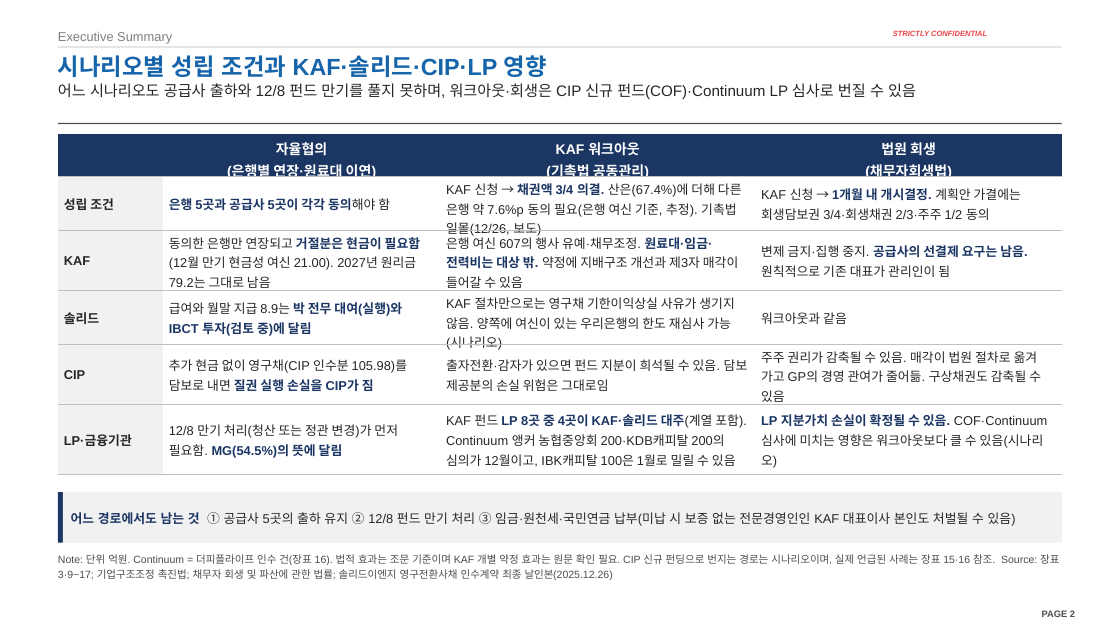
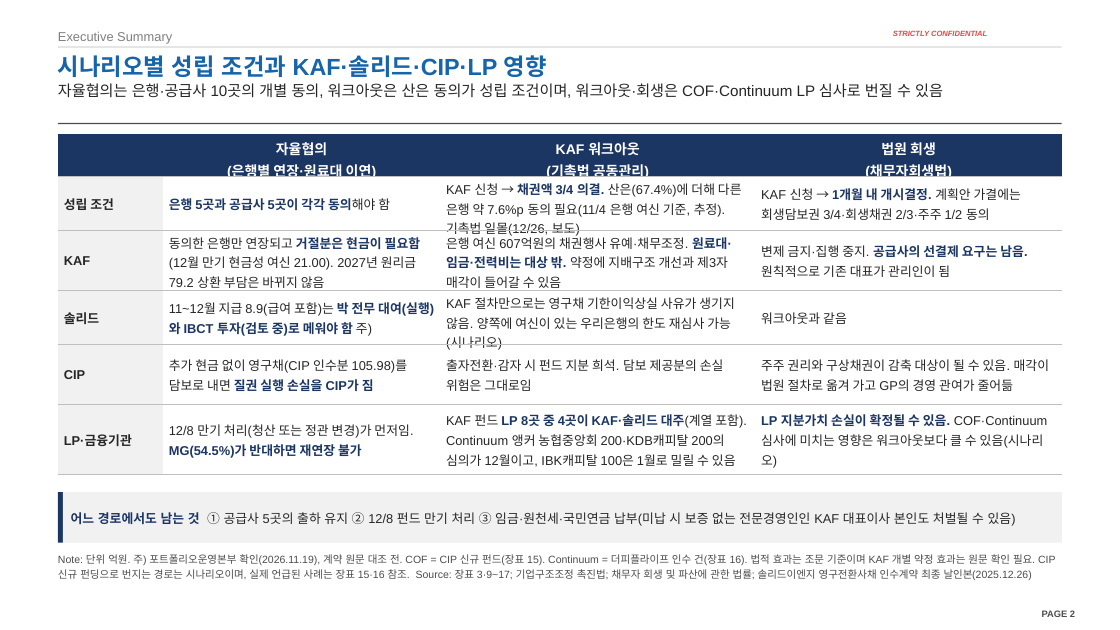
Before and after one commit to jogyesung/GS-Secretary, a slide deck: slide 2 of outputs/CIP_KAF_솔리드_자금조달차질_시나리오_20261118.pptx. Drawn at 1120x630 pixels with LibreOffice and Linux fonts; fonts in the diff are those of the drawing; background and template pictures are left out. Boxes give left, top, right and bottom in pixels: in the first picture for what was removed or moved away, otherwise in the second. Text is boxed around its words. In the diff, an @@ line names an element or a change of style, - is before the commit and + after.

```diff
--- a/outputs/CIP_KAF_솔리드_자금조달차질_시나리오_20261118.pptx
+++ b/outputs/CIP_KAF_솔리드_자금조달차질_시나리오_20261118.pptx
@@ text at bbox=[58, 83, 943, 98]: text changed @@
-어느 시나리오도 공급사 출하와 12/8 펀드 만기를 풀지 못하며, 워크아웃·회생은 CIP 신규 펀드(COF)·Continuum LP 심사로 번질 수 있음
+자율협의는 은행·공급사 10곳의 개별 동의, 워크아웃은 산은 동의가 성립 조건이며, 워크아웃·회생은 COF·Continuum LP 심사로 번질 수 있음
@@ table at bbox=[58, 134, 1062, 472] @@
-row 2, column 3: KAF 신청 → 채권액 3/4 의결. 산은(67.4%)에 더해 다른 은행 약 7.6%p 동의 필요(은행 여신 기준, 추정). 기촉법 일몰(12/26, 보도)
+row 2, column 3: KAF 신청 → 채권액 3/4 의결. 산은(67.4%)에 더해 다른 은행 약 7.6%p 동의 필요(11/4 은행 여신 기준, 추정). 기촉법 일몰(12/26, 보도)
-row 3, column 2: 동의한 은행만 연장되고 거절분은 현금이 필요함(12월 만기 현금성 여신 21.00). 2027년 원리금 79.2는 그대로 남음
+row 3, column 2: 동의한 은행만 연장되고 거절분은 현금이 필요함(12월 만기 현금성 여신 21.00). 2027년 원리금 79.2 상환 부담은 바뀌지 않음
-row 3, column 3: 은행 여신 607의 행사 유예·채무조정. 원료대·임금·전력비는 대상 밖. 약정에 지배구조 개선과 제3자 매각이 들어갈 수 있음
+row 3, column 3: 은행 여신 607억원의 채권행사 유예·채무조정. 원료대·임금·전력비는 대상 밖. 약정에 지배구조 개선과 제3자 매각이 들어갈 수 있음
-row 4, column 2: 급여와 월말 지급 8.9는 박 전무 대여(실행)와 IBCT 투자(검토 중)에 달림
+row 4, column 2: 11~12월 지급 8.9(급여 포함)는 박 전무 대여(실행)와 IBCT 투자(검토 중)로 메워야 함 주)
-row 5, column 3: 출자전환·감자가 있으면 펀드 지분이 희석될 수 있음. 담보 제공분의 손실 위험은 그대로임
+row 5, column 3: 출자전환·감자 시 펀드 지분 희석. 담보 제공분의 손실 위험은 그대로임
-row 5, column 4: 주주 권리가 감축될 수 있음. 매각이 법원 절차로 옮겨 가고 GP의 경영 관여가 줄어듦. 구상채권도 감축될 수 있음
+row 5, column 4: 주주 권리와 구상채권이 감축 대상이 될 수 있음. 매각이 법원 절차로 옮겨 가고 GP의 경영 관여가 줄어듦
-row 6, column 2: 12/8 만기 처리(청산 또는 정관 변경)가 먼저 필요함. MG(54.5%)의 뜻에 달림
+row 6, column 2: 12/8 만기 처리(청산 또는 정관 변경)가 먼저임. MG(54.5%)가 반대하면 재연장 불가
@@ text at bbox=[58, 554, 1055, 580]: text changed @@
-Note: 단위 억원. Continuum = 더피플라이프 인수 건(장표 16). 법적 효과는 조문 기준이며 KAF 개별 약정 효과는 원문 확인 필요. CIP 신규 펀딩으로 번지는 경로는 시나리오이며, 실제 언급된 사례는 장표 15·16 참조. Source: 장표 3·9~17; 기업구조조정 촉진법; 채무자 회생 및 파산에 관한 법률; 솔리드이엔지 영구전환사채 인수계약 최종 날인본(2025.12.26)
+Note: 단위 억원. 주) 포트폴리오운영본부 확인(2026.11.19), 계약 원문 대조 전. COF = CIP 신규 펀드(장표 15). Continuum = 더피플라이프 인수 건(장표 16). 법적 효과는 조문 기준이며 KAF 개별 약정 효과는 원문 확인 필요. CIP 신규 펀딩으로 번지는 경로는 시나리오이며, 실제 언급된 사례는 장표 15·16 참조. Source: 장표 3·9~17; 기업구조조정 촉진법; 채무자 회생 및 파산에 관한 법률; 솔리드이엔지 영구전환사채 인수계약 최종 날인본(2025.12.26)
```
Also in this commit, not shown: 24 other slides changed, 1 other file.
